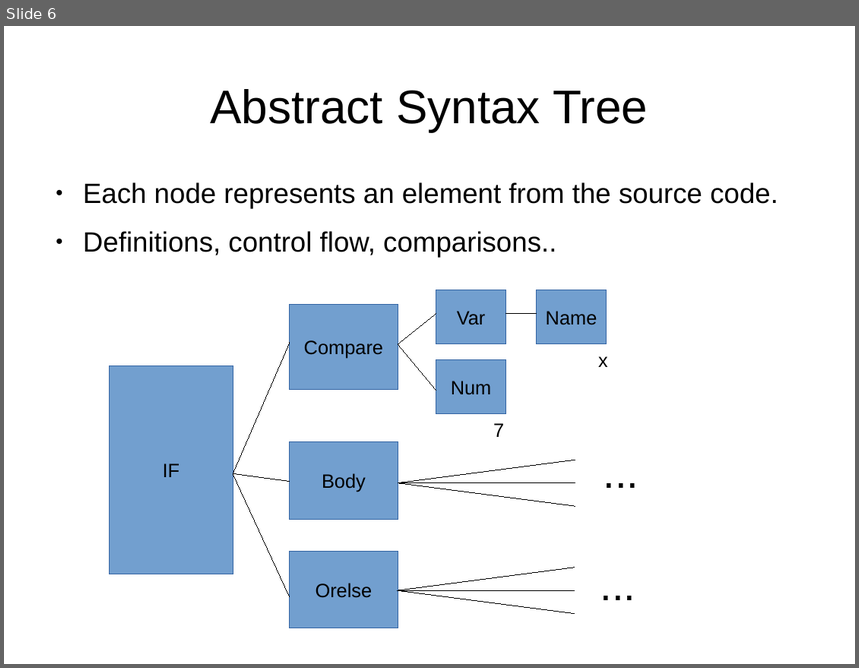
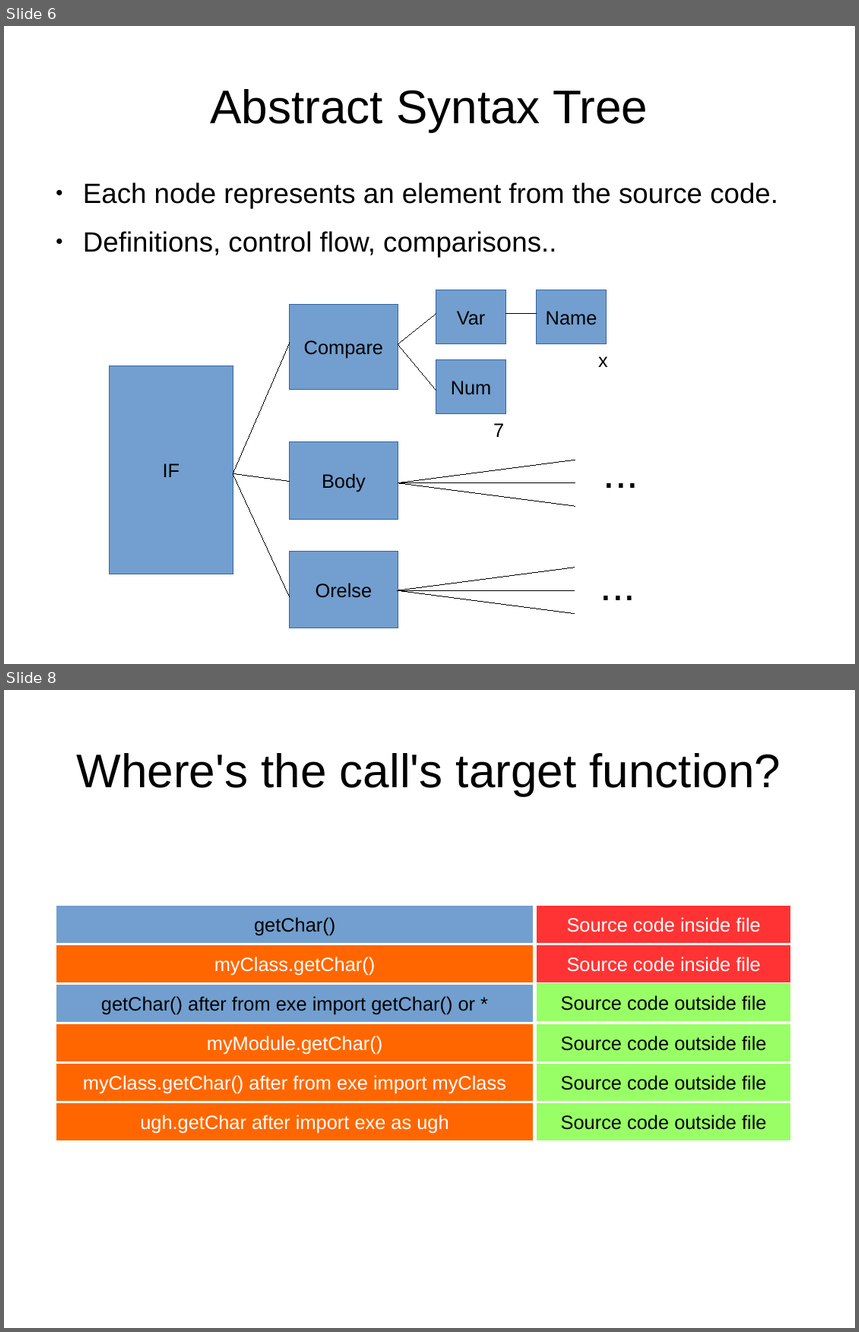
Before and after one commit to brmscheiner/ideogram, a slide deck: presentation/presentation.odp. Shown one above the other, each under a label of ours: slide 6 before the commit, slides 6 and 8 after it; the slides between them are not shown. The pictures are 859x668 and 859x1332 pixels, drawn with LibreOffice and Linux fonts; fonts in the diff are those of the drawing. Boxes give left, top, right and bottom in pixels: in the first picture for what was removed or moved away, otherwise in the second. Text is boxed around its words. In the diff, an @@ line names an element or a change of style, - is before the commit and + after.

```diff
--- a/presentation/presentation.odp
+++ b/presentation/presentation.odp
@@ slide 8 added at (x1=4, y1=690, x2=855, y2=1328), background #FFFFFF @@
@@ title added at (x1=77, y1=753, x2=781, y2=796), 44 pt, text #000000 @@
+Where's the call's target function?
@@ rectangle added at (x1=56, y1=906, x2=534, y2=944), fill #729FCF, outline #FFFFFF 0 pt, 18 pt, text #000000 @@
+getChar()
@@ rectangle added at (x1=537, y1=906, x2=792, y2=944), fill #FF3333, outline #FFFFFF 0 pt, 18 pt, text #FFFFFF @@
+Source code inside file
@@ rectangle added at (x1=56, y1=945, x2=534, y2=983), fill #FF6600, outline #FFFFFF 0 pt, 18 pt, text #FFFFFF @@
+myClass.getChar()
@@ rectangle added at (x1=537, y1=945, x2=792, y2=983), fill #FF3333, outline #FFFFFF 0 pt, 18 pt, text #FFFFFF @@
+Source code inside file
@@ rectangle added at (x1=56, y1=984, x2=534, y2=1023), fill #729FCF, outline #FFFFFF 0 pt, 18 pt, text #000000 @@
+getChar() after from exe import getChar() or *
@@ rectangle added at (x1=537, y1=983, x2=792, y2=1022), fill #99FF66, outline #FFFFFF 0 pt, 18 pt, text #000000 @@
+Source code outside file
@@ rectangle added at (x1=56, y1=1024, x2=534, y2=1062), fill #FF6600, outline #FFFFFF 0 pt, 18 pt, text #FFFFFF @@
+myModule.getChar()
@@ rectangle added at (x1=537, y1=1024, x2=792, y2=1062), fill #99FF66, outline #FFFFFF 0 pt, 18 pt, text #000000 @@
+Source code outside file
@@ rectangle added at (x1=56, y1=1063, x2=534, y2=1102), fill #FF6600, outline #FFFFFF 0 pt, 18 pt, text #FFFFFF @@
+myClass.getChar() after from exe import myClass
@@ rectangle added at (x1=537, y1=1063, x2=792, y2=1102), fill #99FF66, outline #FFFFFF 0 pt, 18 pt, text #000000 @@
+Source code outside file
@@ rectangle added at (x1=56, y1=1103, x2=534, y2=1142), fill #FF6600, outline #FFFFFF 0 pt, 18 pt, text #FFFFFF @@
+ugh.getChar after import exe as ugh
@@ rectangle added at (x1=537, y1=1103, x2=792, y2=1142), fill #99FF66, outline #FFFFFF 0 pt, 18 pt, text #000000 @@
+Source code outside file
```
Also in this commit, not shown: 4 other slides added, 3 slides removed, 3 other files.
